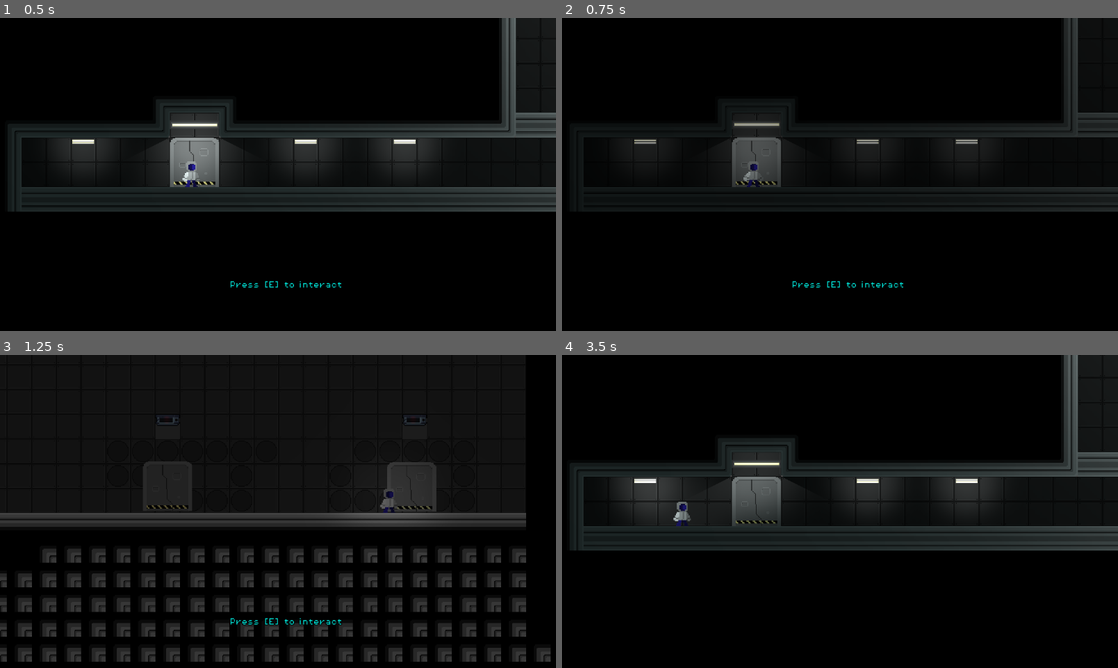
Above: before the commit, frames 1-4 (two rows, left to right).
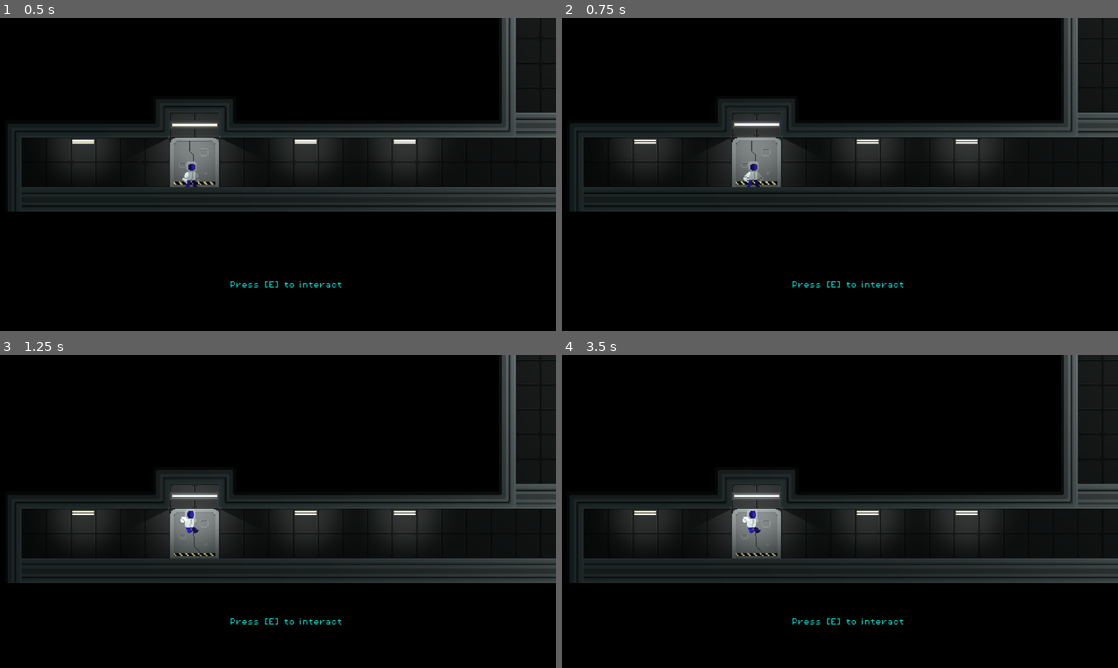
Above: after the commit, the same moments.

Repository: F-Yuksel/I2VGM-assignment3
Game: Godot game, scene res://Scenes/Levels/Comms/comms.tscn
Two runs of this game, one before a commit and one after it. Both use one fixed random seed, a clock stepped at 60 frames per second and the inputs below. This scene is started directly instead of the project's main scene. The engine's default icon, where the game draws it, is replaced by a stand-in: a white triangle on a blue panel in a dark square.
Inputs (mouse positions are in pixels of both pictures, inside the frame that each line leads up to):
- Up to frame 1 (0.5 s): no input
- Up to frame 2 (0.75 s): tap E (Interact) at 0.5, 0.6 s; move the mouse to (867, 174) at 0.52 s; hold W (Up) from 0.53 s (still down)
- Up to frame 3 (1.25 s): keep holding W (Up); tap Space (Jump) at 0.77 s
- Up to frame 4 (3.5 s): keep holding W (Up); tap E (Interact) at 1.25, 1.55, 2, 2.1, 2.75, 2.85 s; move the mouse to (812, 511) at 1.27 s; click (812, 511) at 1.35 s; tap Space (Jump) at 1.52, 3.02 s; move the mouse to (851, 505) at 2.02 s; move the mouse to (834, 517) at 2.77 s

Frame 1 is identical in both runs. In frame 2, 3.5% of the frame differs, in the area x 13-100%, y 0-62%; in frame 3, 26%, in the area x 0-100%, y 0-98%; in frame 4, 23%.
Error before the commit: Cannot call method 'change_scene_to_file' on a null value. (res://Scripts/door/door.gd:84)

Commit message:
Door fix + subtle if statement removed

Diff:
--- a/itvgm-a3/Scenes/Levels/Comms/comms.tscn
+++ b/itvgm-a3/Scenes/Levels/Comms/comms.tscn
@@ -855,6 +855,24 @@
 [node name="pointlamp2" parent="LampObjects" instance=ExtResource("29_y46d3")]
 position = Vector2(368, -58)
 
+[node name="pointlamp9" parent="LampObjects" instance=ExtResource("29_y46d3")]
+position = Vector2(1168, -59)
+
+[node name="pointlamp10" parent="LampObjects" instance=ExtResource("29_y46d3")]
+position = Vector2(1328, -59)
+
+[node name="pointlamp11" parent="LampObjects" instance=ExtResource("29_y46d3")]
+position = Vector2(2032, -59)
+
+[node name="pointlamp12" parent="LampObjects" instance=ExtResource("29_y46d3")]
+position = Vector2(2192, -59)
+
+[node name="pointlamp13" parent="LampObjects" instance=ExtResource("29_y46d3")]
+position = Vector2(2832, -59)
+
+[node name="pointlamp14" parent="LampObjects" instance=ExtResource("29_y46d3")]
+position = Vector2(2992, -59)
+
 [node name="pointlamp3" parent="LampObjects" instance=ExtResource("29_y46d3")]
 position = Vector2(-48, -58)
 
--- a/itvgm-a3/Scenes/Levels/electrical/electrical_buttonmaze.tscn
+++ b/itvgm-a3/Scenes/Levels/electrical/electrical_buttonmaze.tscn
@@ -454,11 +454,7 @@
 shape = SubResource("RectangleShape2D_l8hd5")
 
 [node name="Player" parent="." instance=ExtResource("6_08ud1")]
-position = Vector2(27, -25)
-
-[node name="Camera2D2" type="Camera2D" parent="Player"]
-position = Vector2(0, -50)
-zoom = Vector2(1.5, 1.5)
+position = Vector2(-2208, 174)
 
 [node name="Interact2" parent="Player" instance=ExtResource("7_dm6b2")]
 visible = false
--- a/itvgm-a3/Scenes/Levels/reactor/LQ3.tscn
+++ b/itvgm-a3/Scenes/Levels/reactor/LQ3.tscn
@@ -179,6 +179,7 @@
 position = Vector2(31, -45)
 
 [node name="camera_zone_1" type="Area2D" parent="."]
+visible = false
 
 [node name="CollisionShape2D" type="CollisionShape2D" parent="camera_zone_1"]
 position = Vector2(187, -150.5)
--- a/itvgm-a3/Scenes/Levels/reactor/LQ4.tscn
+++ b/itvgm-a3/Scenes/Levels/reactor/LQ4.tscn
@@ -189,7 +189,7 @@
 script = ExtResource("7_dio1s")
 item_name = "Vault Note"
 icon = ExtResource("7_p435w")
-image = ExtResource("7_p435w")
+info_text = "An empty file. Maybe something is written on it?"
 
 [node name="File" type="Sprite2D" parent="ItemPickup"]
 texture = ExtResource("6_kocqg")
--- a/itvgm-a3/Scenes/Levels/reactor/reactorController.gd
+++ b/itvgm-a3/Scenes/Levels/reactor/reactorController.gd
@@ -37,7 +37,7 @@
 		if !Global.generatorOn:
 			$"../Player/CanvasLayer/noPower".visible = true
 		else:
-			$"../Player/Interact".visible = true
+			$"../Player/CanvasLayer/Interact".visible = true
 			ableToInterract = true
 
 func _on_body_exited(body):
--- a/itvgm-a3/Scenes/Levels/reactor/reactor_hallway.tscn
+++ b/itvgm-a3/Scenes/Levels/reactor/reactor_hallway.tscn
@@ -162,6 +162,7 @@
 texture = ExtResource("5_f467r")
 
 [node name="Player" parent="." instance=ExtResource("2_dniw1")]
+z_index = 1
 position = Vector2(-1, -69)
 
 [node name="DoorToReactor" type="Area2D" parent="."]
--- a/itvgm-a3/Scenes/Levels/test_scene.tscn
+++ b/itvgm-a3/Scenes/Levels/test_scene.tscn
@@ -156,6 +156,8 @@
 
 [node name="DoorMain1" parent="." instance=ExtResource("2_3ji17")]
 position = Vector2(-1202, -239)
+nextScenePath = "res://Scenes/Levels/electrical/electrical_breakers.tscn"
+Coords = Vector2(25, -100)
 
 [node name="DoorMain2" parent="." instance=ExtResource("2_3ji17")]
 position = Vector2(-1520, -239)
--- a/itvgm-a3/Scenes/inventory_slot.tscn
+++ b/itvgm-a3/Scenes/inventory_slot.tscn
@@ -1,13 +1,15 @@
-[gd_scene load_steps=4 format=3 uid="uid://mrjdsa0eh06j"]
+[gd_scene load_steps=5 format=3 uid="uid://mrjdsa0eh06j"]
 
 [ext_resource type="Script" path="res://Scripts/inventory_slot.gd" id="1_tyspt"]
 [ext_resource type="Texture2D" uid="uid://6204j7q4mmh8" path="res://Imports/Free-Protective-Suit-Against-Radiation-and-Things-Pixel-Art-Icons/1 Icons/Icon10_04.png" id="2_x6npo"]
+[ext_resource type="FontFile" uid="uid://boqu6shvyhbr1" path="res://Imports/Fonts/PixelOperator8.ttf" id="3_omjvk"]
 
 [sub_resource type="LabelSettings" id="LabelSettings_x0osb"]
 font_size = 32
 
 [node name="InventorySlot" type="Button"]
 custom_minimum_size = Vector2(350, 75)
+size_flags_stretch_ratio = 0.35
 script = ExtResource("1_tyspt")
 
 [node name="HBoxContainer" type="HBoxContainer" parent="."]
@@ -33,6 +35,9 @@
 
 [node name="Label" type="Label" parent="HBoxContainer"]
 layout_mode = 2
+size_flags_horizontal = 3
+theme_override_fonts/font = ExtResource("3_omjvk")
+theme_override_font_sizes/font_size = 1
 text = "Spacesuit"
 label_settings = SubResource("LabelSettings_x0osb")
 
--- a/itvgm-a3/Scenes/player.tscn
+++ b/itvgm-a3/Scenes/player.tscn
@@ -301,7 +301,7 @@
 position = Vector2(0, -8)
 scale = Vector2(1.5, 1.5)
 sprite_frames = SubResource("SpriteFrames_li65n")
-animation = &"idle"
+animation = &"walk"
 
 [node name="AnimatedSprite2D" type="AnimatedSprite2D" parent="."]
 position = Vector2(0, -8)
--- a/itvgm-a3/Scripts/door/door.gd
+++ b/itvgm-a3/Scripts/door/door.gd
@@ -1,8 +1,10 @@
 extends Node2D
 
-var nextScenePath: String
 var playerName: String = "Player"
 var playerInside: bool = false
+
+@export var nextScenePath: String
+@export var Coords: Vector2
 
 func _ready() -> void:
 	$Area2D.connect("body_entered", Callable(self, "_on_body_entered"))
@@ -10,60 +12,7 @@
 
 func _on_body_entered(body):
 	if body.name == playerName:
-		if name == "DoorToLQ3":
-			nextScenePath = "res://Scenes/Levels/reactor/LQ3.tscn"
-			Global.doorPosition = Vector2(25, -45)
-		elif name == "DoorToHallwayLQ3":
-			nextScenePath = "res://Scenes/Levels/reactor/reactor_hallway.tscn"
-			Global.doorPosition = Vector2(150, -75)
-		elif name == "DoorToLQ4":
-			nextScenePath = "res://Scenes/Levels/reactor/LQ4.tscn"
-			Global.doorPosition = Vector2(25, -45)
-		elif name == "DoorToHallwayLQ4":
-			nextScenePath = "res://Scenes/Levels/reactor/reactor_hallway.tscn"
-			Global.doorPosition = Vector2(420, -75)
-		elif name == "DoorToKK":
-			nextScenePath = "res://Scenes/Levels/reactor/kluiskamer.tscn"
-			Global.doorPosition = Vector2(0,-45)
-		elif name == "DoorToHallwayKK":
-			nextScenePath = "res://Scenes/Levels/reactor/reactor_hallway.tscn"
-			Global.doorPosition = Vector2(650,-75)
-		elif name == "DoorToHallwayLQ1":
-			nextScenePath = "res://Scenes/Levels/reactor/reactor_hallway.tscn"
-			Global.doorPosition = Vector2(850,-75)
-		elif name == "DoorToLQ1":
-			nextScenePath = "res://Scenes/Levels/reactor/LQ1.tscn"
-			Global.doorPosition = Vector2(0,-75)
-		elif name == "DoorToLQ2":
-			nextScenePath = "res://Scenes/Levels/reactor/LQ2.tscn"
-			Global.doorPosition = Vector2(0,-75)
-		elif name == "DoorToHallwayLQ2":
-			nextScenePath = "res://Scenes/Levels/reactor/reactor_hallway.tscn"
-			Global.doorPosition = Vector2(1050,-75)
-		elif name == "DoorMain1":
-			nextScenePath = "res://Scenes/Levels/electrical/electrical_breakers.tscn"
-			Global.doorPosition = Vector2(25, -100)
-		elif name == "DoorMain2":
-			nextScenePath = "res://Scenes/Levels/reactor/reactor_hallway.tscn"
-			Global.doorPosition = Vector2(1260,-75)
-		elif name == "DoorMain3":
-			nextScenePath = "res://Scenes/Levels/test_scene.tscn"
-			Global.doorPosition = Vector2(25, -100)
-		elif name == "DoorMain4":
-			nextScenePath = "res://Scenes/Levels/Comms/comms.tscn"
-			Global.doorPosition = Vector2(-1, -20)
-		elif name == "DoorToHub":
-			nextScenePath = "res://Scenes/Levels/test_scene.tscn"
-			Global.doorPosition = Vector2(-1230, -200)
-		elif name == "DoorToHub2":
-			nextScenePath = "res://Scenes/Levels/test_scene.tscn"
-			Global.doorPosition = Vector2(-1450, -200)
-		elif name == "DoorToHub3":
-			nextScenePath = "res://Scenes/Levels/test_scene.tscn"
-			Global.doorPosition = Vector2(1000, -200)
-
-		else:
-			print("Warning: Unknown door name. nextScenePath is not set.")
+		Global.doorPosition = Coords
 		playerInside = true
 
 		$"../Player/CanvasLayer/Interact".visible = true;
--- a/itvgm-a3/Scripts/double_lever.gd
+++ b/itvgm-a3/Scripts/double_lever.gd
@@ -39,13 +39,13 @@
 
 func _on_body_entered(body: Node2D) -> void:
 	if body == $"../Player" and has_power:
-		$"../Player/Interact".visible = true
+		$"../Player/CanvasLayer/Interact".visible = true
 		in_body = true
 
 
 func _on_body_exited(body: Node2D) -> void:
 	if body == $"../Player":
-		$"../Player/Interact".visible = false
+		$"../Player/CanvasLayer/Interact".visible = false
 		in_body = false
 
 
--- a/itvgm-a3/Scripts/generatorController.gd
+++ b/itvgm-a3/Scripts/generatorController.gd
@@ -15,10 +15,10 @@
 		get_tree().change_scene_to_file("res://Scenes/Levels/reactor/wires_window_amogus.tscn")
 func _on_body_entered(body):
 	if body.name == playerName and !Global.generatorOn:
-		$"../Player/Interact".visible = true
+		$"../Player/CanvasLayer/Interact".visible = true
 		ableToInterract = true
 
 func _on_body_exited(body):
 	if body.name == playerName:
 		ableToInterract = false
-		$"../Player/Interact".visible = false
+		$"../Player/CanvasLayer/Interact".visible = false
--- a/itvgm-a3/Scripts/lever.gd
+++ b/itvgm-a3/Scripts/lever.gd
@@ -36,11 +36,11 @@
 
 func _on_body_entered(body: Node2D) -> void:
 	if body == $"../Player":
-		$"../Player/Interact".visible = true
+		$"../Player/CanvasLayer/Interact".visible = true
 		in_body = true
 
 
 func _on_body_exited(body: Node2D) -> void:
 	if body == $"../Player":
-		$"../Player/Interact".visible = false
+		$"../Player/CanvasLayer/Interact".visible = false
 		in_body = false
--- a/itvgm-a3/Scripts/panel.gd
+++ b/itvgm-a3/Scripts/panel.gd
@@ -18,18 +18,18 @@
 			emit_signal("power", true)
 			$"../Player/Inventory".remove_item($BatteryItem)
 			$CollisionShape2D.disabled = true
-			$"../Player/Interact".visible = false
+			$"../Player/CanvasLayer/Interact".visible = false
 			in_body = false
 			$LineOn.visible = true
 			$LineOff.visible = false
 
 func _on_body_entered(body: Node2D) -> void:
 	if body == $"../Player":
-		$"../Player/Interact".visible = true
+		$"../Player/CanvasLayer/Interact".visible = true
 		in_body = true
 
 
 func _on_body_exited(body: Node2D) -> void:
 	if body == $"../Player":
-		$"../Player/Interact".visible = false
+		$"../Player/CanvasLayer/Interact".visible = false
 		in_body = false
--- a/itvgm-a3/Scripts/paperCode/fileController.gd
+++ b/itvgm-a3/Scripts/paperCode/fileController.gd
@@ -7,8 +7,8 @@
 func _ready() -> void:
 	$".".connect("body_entered", Callable(self, "_on_body_entered"))
 	$".".connect("body_exited", Callable(self, "_on_body_exited"))
-	if Global.hasCodePaper:
-		$"../../File".visible = false
+	#if Global.hasCodePaper:
+		#$"../../File".visible = false
 
 func _process(delta: float) -> void:
 	if ableToPickUp and Input.is_action_just_pressed("Interact"):
